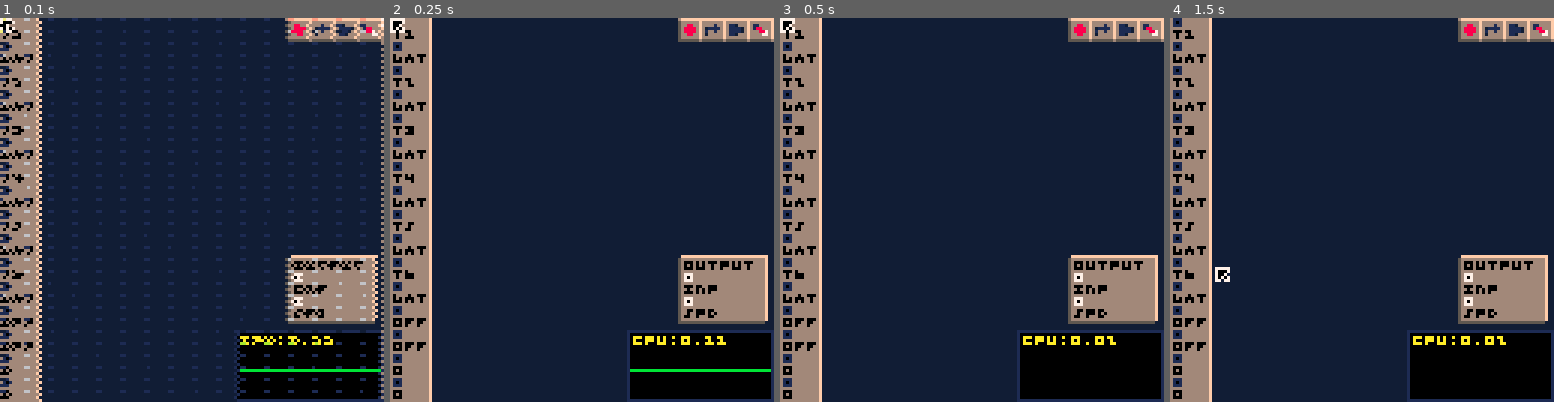
Above: before the commit, frames 1-4 (left to right).
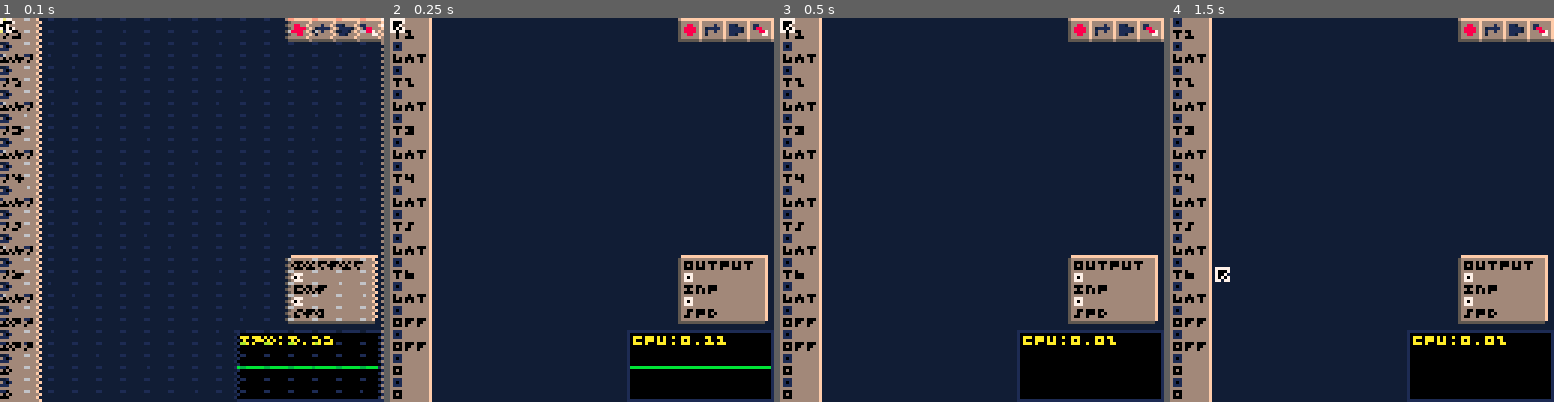
Above: after the commit, the same moments.

Repository: waporwave2/WWModular
Game: PICO-8 cartridge wwmodular.p8
Two runs of this game, one before a commit and one after it. Both use one fixed random seed, a clock stepped at 60 frames per second and the inputs below.
Inputs (mouse positions are in pixels of both pictures, inside the frame that each line leads up to):
- Up to frame 1 (0.1 s): no input
- Up to frame 2 (0.25 s): no input
- Up to frame 3 (0.5 s): tap X (X key) at 0.33 s
- Up to frame 4 (1.5 s): click (1450, 121) at 0.67 s; tap O (Z key) at 0.7 s; tap X (X key) at 1.07 s; click (1216, 267) at 1.22 s

The runs differ from the first frame. In frame 1, 0.6% of the frame differs, in the area x 61-100%, y 90-93%; in frame 2, 0.6%; in frame 3, nothing differs; in frame 4, nothing differs.

Commit message:
Knobs, no hidden values, knob saving, custom draw and interaction

Diff:
--- a/draw.lua
+++ b/draw.lua
@@ -19,7 +19,9 @@
 
     --modules
     for mod in all(modules) do
-      local h=max(#mod.o,#mod.i)
+      --check for no inputs (knobs/leftbar) or no outputs (speaker)
+      local ol,il = (mod.o and #mod.o or 0),(mod.i and #mod.i or 0)
+      local h=max(ol,il)
 
       rectfill(mod.x-1,mod.y,
         mod.x+27,
@@ -34,13 +36,17 @@
         mod.y+8*h+4,
         3)
       ?mod.name,mod.x+1,mod.y+1,0
-      for x=0,#mod.i-1 do
+      for x=0,il-1 do
         spr(2,mod.x+1,mod.y+5+8*x)
         ?mod.iname[x+1],mod.x+1,mod.y+9+8*x,0
       end
-      for x=0,#mod.o-1 do
+      for x=0,ol-1 do
         spr(1,mod.x+16,mod.y+5+8*x)
         ?mod.oname[x+1],mod.x+16,mod.y+9+8*x,0
+      end
+
+      if mod.custom_render then
+        mod:custom_render()
       end
     end
 
--- a/main.lua
+++ b/main.lua
@@ -73,7 +73,8 @@
     "clip",
     "lfo",
     "adsr",
-    "delay"
+    "delay",
+    "knobs",
   }
   modmenufunc={
     new_saw,
@@ -85,6 +86,7 @@
     new_lfo,
     new_adsr,
     new_delay,
+    new_knobs,
   }
 
   speaker=new_speaker()
@@ -292,11 +294,17 @@
     rcp={mx,my}
     rcp[2]=min(rcp[2],127-#rcmenu*5) --stay onscreen
   end
+
+  for mod in all(modules) do
+    if mod.custom_input then
+      mod:custom_input()
+    end
+  end
 end
 
 function generate()
   for mod in all(modules) do
-    mod:step()
+    if mod.step then mod:step() end
   end
   for wire in all(wires) do
     wire[3].i[wire[4]]=wire[1].o[wire[2]]
--- a/modules.lua
+++ b/modules.lua
@@ -6,7 +6,7 @@
   name="saw ∧",
   phase=0,
   iname={"frq"},
-  i={-0.159101767797},
+  i={0},
   oname={"out"},
   o={0},
   step=function(self)
@@ -127,7 +127,7 @@
   x=97,
   y=80,
   iname={"inp","spd"},
-  i={32,1},
+  i={0,0},
   o={},
   step=function(self)
 
@@ -140,7 +140,7 @@
   saveid="clip",
   name="clip",
   iname={"inp"},
-  i={32},
+  i={0},
   oname={"out"},
   o={0},
   step=function(self)
@@ -225,6 +225,46 @@
       lenf=mid(3,lenf,5512)
       self.bufp=(self.bufp-1)%lenf+1
       self.o[1]=self.buffer[(self.bufp+lenf-1)%lenf+1]
+  end
+  })
+end
+
+function new_knobs()
+  return add(modules,{
+  saveid="knobs",
+  name="knobs",
+  oname={"nob","nob","nob","nob"},
+  o={0,0,0,0},
+  startp=0,
+  knobanch=0,--original value
+  knobind=0,
+  custom_render=function(self)
+    for i=0,3 do
+      circfill(self.x+7,self.y+8+8*i,3,6)
+      circ(self.x+7,self.y+8+8*i,3,1)
+      line(self.x+7,self.y+8+8*i,self.x+7-cos((self.o[i+1]+1)/2.5-.125)*3,self.y+8+8*i+sin((self.o[i+1]+1)/2.5-.125)*3,7)
+      circ(self.x+7,self.y+8+8*i,4,3)
+    end
+  end,
+  custom_input=function(self)
+
+    if mbtnp(0) then
+      toast"dumb"
+      for i=0,3 do
+        if (self.x+7-mx)^2+(self.y+8+8*i-my)^2 < 9 then
+          self.startp=mx
+          self.knobanch=self.o[i+1]
+          self.knobind=i+1
+        end
+      end
+    end
+    if mbtn(0) and self.knobind !=0 then
+      modulerelease()
+      self.o[self.knobind]=self.knobanch+(mx-self.startp)/24
+      self.o[self.knobind]=mid(-1,self.o[self.knobind],1)
+    else
+      self.knobind=0
+    end
   end
   })
 end
@@ -242,4 +282,5 @@
   mixer=new_mixer,
   leftbar=new_leftbar,
   delay=new_delay,
+  knobs=new_knobs,
 }
--- a/save.lua
+++ b/save.lua
@@ -24,7 +24,7 @@
   local modlookup={}
   for ii,mod in ipairs(modules) do
     modlookup[mod]=ii
-    str..=export_module(ii,mod).."\n"
+    str..=export_module(ii,mod)..(mod.saveid=="knobs" and ":"..unsplit(":",unpack(mod.o)) or "").."\n"
   end
 
   str..="wires\n"
@@ -135,7 +135,7 @@
   return unsplit(":",ii,mod.saveid,mod.x,mod.y)
 end
 function import_module(ln)
-  local ix,saveid,x,y=unpack(split(ln,":"))
+  local ix,saveid,x,y,k1,k2,k3,k4=unpack(split(ln,":"))
   local maker=all_module_makers[saveid]
   if maker then
     local mod=maker()
@@ -146,6 +146,8 @@
       leftbar=mod
     elseif saveid=="speaker" then
       speaker=mod
+    elseif saveid=="knobs"then
+      mod.o={k1,k2,k3,k4}
     end
     return true
   end
--- a/util.lua
+++ b/util.lua
@@ -36,7 +36,7 @@
       for mix,mod in ipairs(modules) do
         conin=true
         -- start dragging wire(?)
-        for ipix=1,#mod.i do
+        for ipix=1,(mod.i and #mod.i or 0) do
           -- ipix = "in port index"
           local p=iop(mod,ipix,conin)
           if (p[1]-mx)^2+(p[2]-my)^2<25 then
@@ -46,7 +46,7 @@
               con=wires[wix][1]
               conid=wires[wix][2]
               conin=false
-              deli(wires,wix)
+              delwire(wix)
             else
               con=mod
               conid=ipix
@@ -59,7 +59,7 @@
           break
         end
         conin=false
-        for opix=1,#mod.o do
+        for opix=1,(mod.o and #mod.o or 0) do
           -- opix = "out port index"
           local p=iop(mod,opix,conin)
           if (p[1]-mx)^2+(p[2]-my)^2<25 then
@@ -74,7 +74,8 @@
         end
 
 
-        local h=max(#mod.o,#mod.i)
+        local ol,il = (mod.o and #mod.o or 0),(mod.i and #mod.i or 0)
+        local h=max(ol,il)
         if not mod.ungrabable and
         mx>mod.x and
         mx<mod.x+27 and
@@ -98,12 +99,12 @@
     for mix,mod in ipairs(modules) do
       if mix!=con then
         if not conin then
-          for ipix=1,#mod.i do
+          for ipix=1,(mod.i and #mod.i or 0) do
             local p=iop(mod,ipix,true)
             if (p[1]-mx)^2+(p[2]-my)^2<25 then
               local wix=wirex(mod,3,ipix)
               if wix>0 then
-                deli(wires,wix)
+                delwire(wix)
               end
               add(wires,{con,conid,mod,ipix,concol})
 
@@ -111,7 +112,7 @@
             end
           end
         else
-          for opix=1,#mod.o do
+          for opix=1,(mod.o and #mod.o or 0) do
             local p=iop(mod,opix,false)
             if (p[1]-mx)^2+(p[2]-my)^2<25 then
               add(wires,{mod,opix,con,conid,concol})
@@ -128,7 +129,8 @@
 
 function inmodule(xp,yp)
   for mix,mod in ipairs(modules) do
-    local h=max(#mod.o,#mod.i)
+    local ol,il = (mod.o and #mod.o or 0),(mod.i and #mod.i or 0)
+    local h=max(ol,il)
     if not mod.ungrabable and
     xp>mod.x and
     xp<mod.x+27 and
@@ -146,15 +148,22 @@
     repeat
       local wix=wirex(mod,3,-1)
       if wix>0then
-        deli(wires,wix)
+        delwire(wix)
       end
     until wix==-1
     repeat
       local wix=wirex(mod,1,-1)
       if wix>0then
-        deli(wires,wix)
+        delwire(wix)
       end
     until wix==-1
     deli(modules,selectedmod)
   end
 end
+
+--resets input value, deletes wire
+function delwire(id)
+  local wire = wires[id]
+  wire[3].i[wire[4]]=0
+  deli(wires,id)
+end
